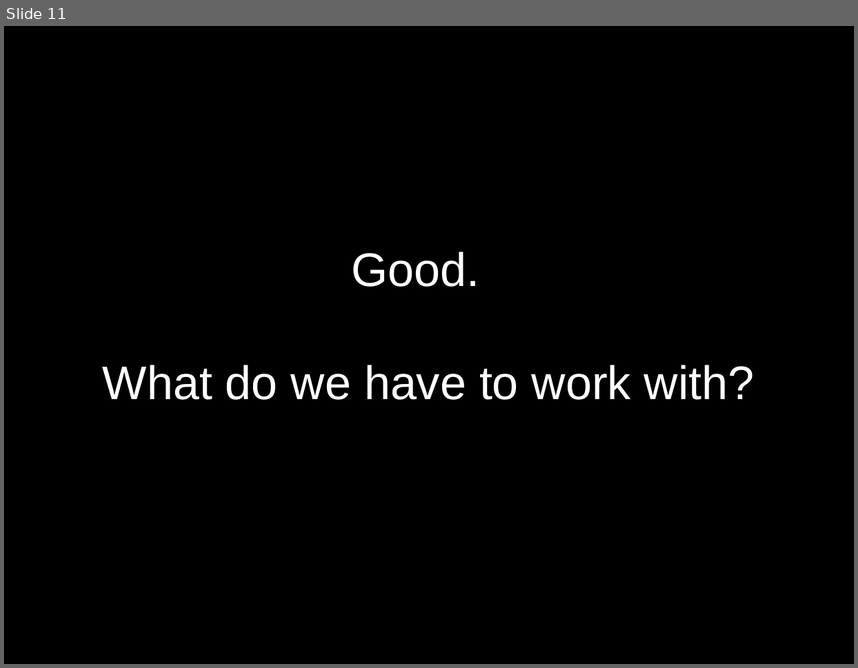
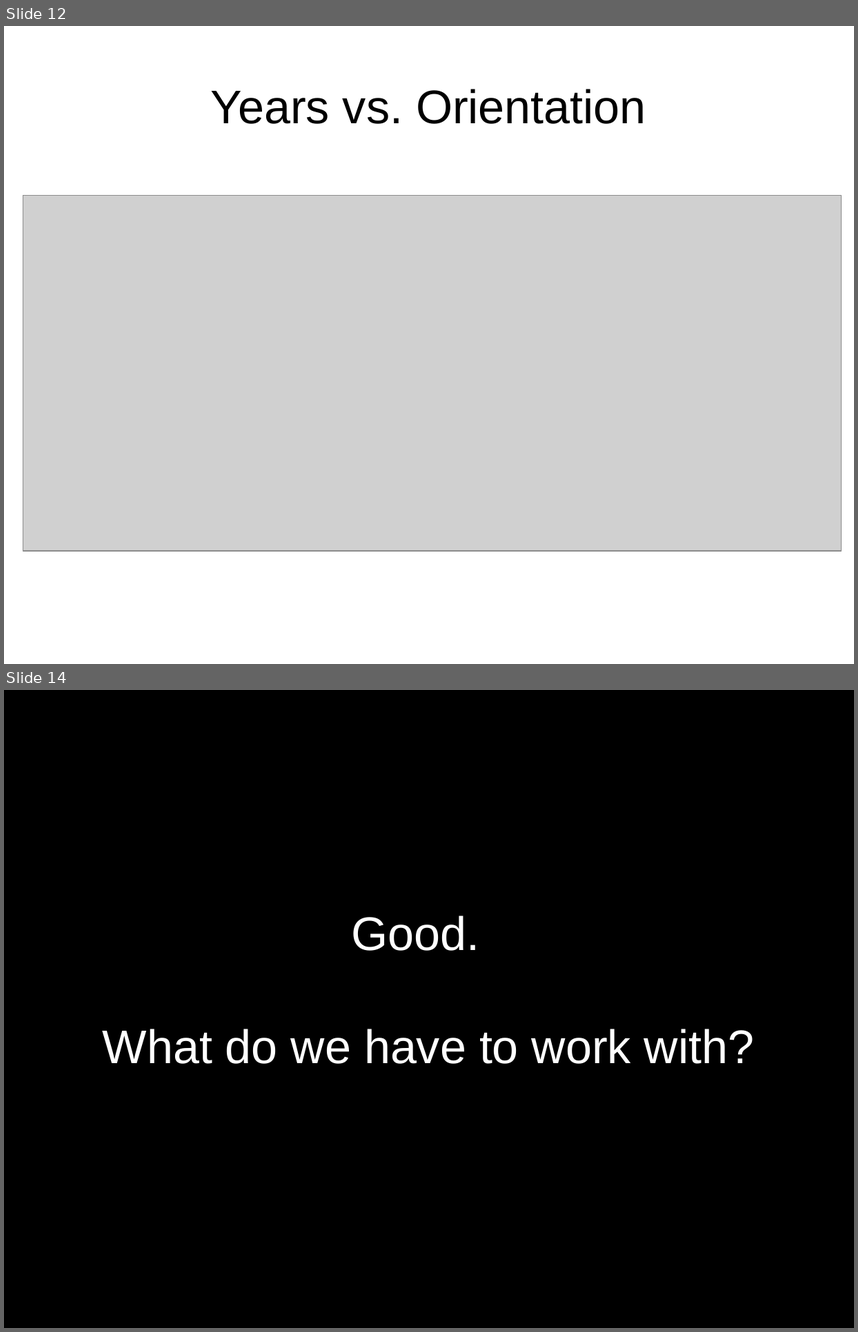
Before and after one commit to adjspecies/exploring-the-fandom-through-data, a slide deck: slides.odp. Shown one above the other, each under a label of ours: slide 11 before the commit, slides 12 and 14 after it; the slides between them are not shown. The pictures are 858x668 and 858x1332 pixels, drawn with LibreOffice and Linux fonts; fonts in the diff are those of the drawing; grey boxes stand for pictures. Boxes give left, top, right and bottom in pixels: in the first picture for what was removed or moved away, otherwise in the second. Text is boxed around its words. In the diff, an @@ line names an element or a change of style, - is before the commit and + after.

```diff
--- a/slides.odp
+++ b/slides.odp
@@ slide 12 added at box(4, 26, 854, 664), background #FFFFFF @@
@@ title added at box(211, 89, 646, 124), 44 pt, text #000000 @@
+Years vs. Orientation
@@ picture added at box(23, 196, 841, 551) @@
@@ what was slide 11 is now slide 14 @@
```
Also in this commit, not shown: 2 other slides added, 6 other files.
